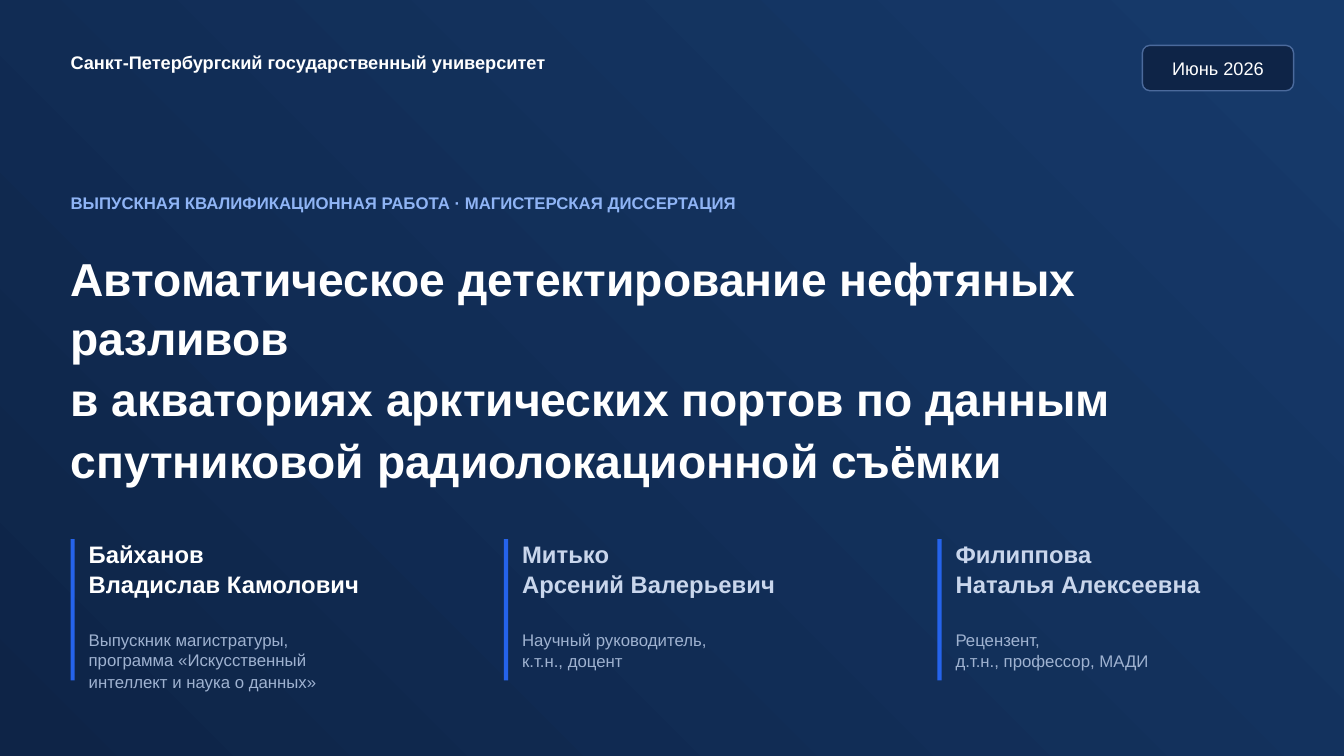
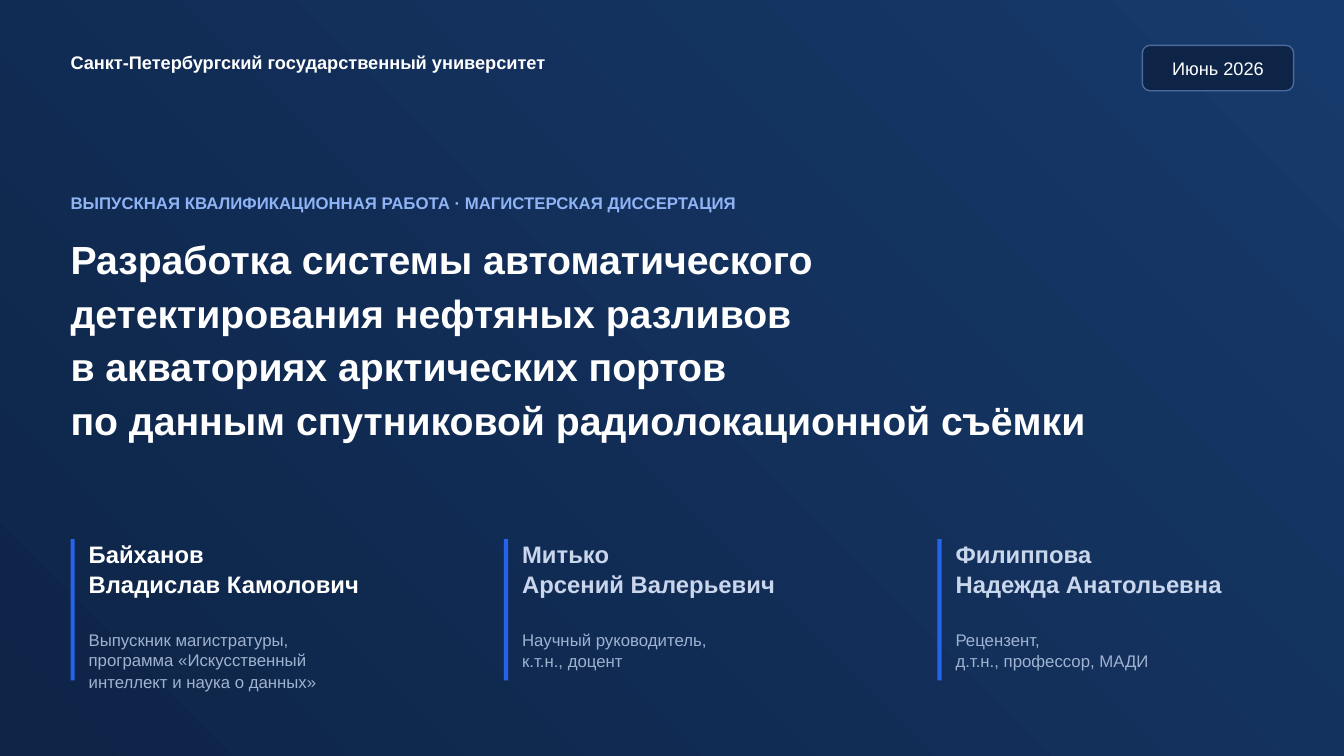
Before and after one commit to Confucius-hub/spbu_db_hw, a slide deck: slide 1 of thesis/vkr_final/Презентация_Финал_Байханов_2026.pptx. Drawn at 1344x756 pixels with LibreOffice and Linux fonts; fonts in the diff are those of the drawing. Boxes give left, top, right and bottom in pixels: in the first picture for what was removed or moved away, otherwise in the second. Text is boxed around its words. In the diff, an @@ line names an element or a change of style, - is before the commit and + after.

```diff
--- a/thesis/vkr_final/Презентация_Финал_Байханов_2026.pptx
+++ b/thesis/vkr_final/Презентация_Финал_Байханов_2026.pptx
@@ text at bbox=[71, 245, 1085, 443]: text changed; size 33 to 28 pt @@
-Автоматическое детектирование нефтяных разливов
-в акваториях арктических портов по данным
-спутниковой радиолокационной съёмки
+Разработка системы автоматического
+детектирования нефтяных разливов
+в акваториях арктических портов
+по данным спутниковой радиолокационной съёмки
@@ text at bbox=[956, 546, 1222, 598]: text changed @@
-Филиппова
-Наталья Алексеевна
+Филиппова
+Надежда Анатольевна
```
Also in this commit, not shown: 1 other slide changed, 5 other files.
